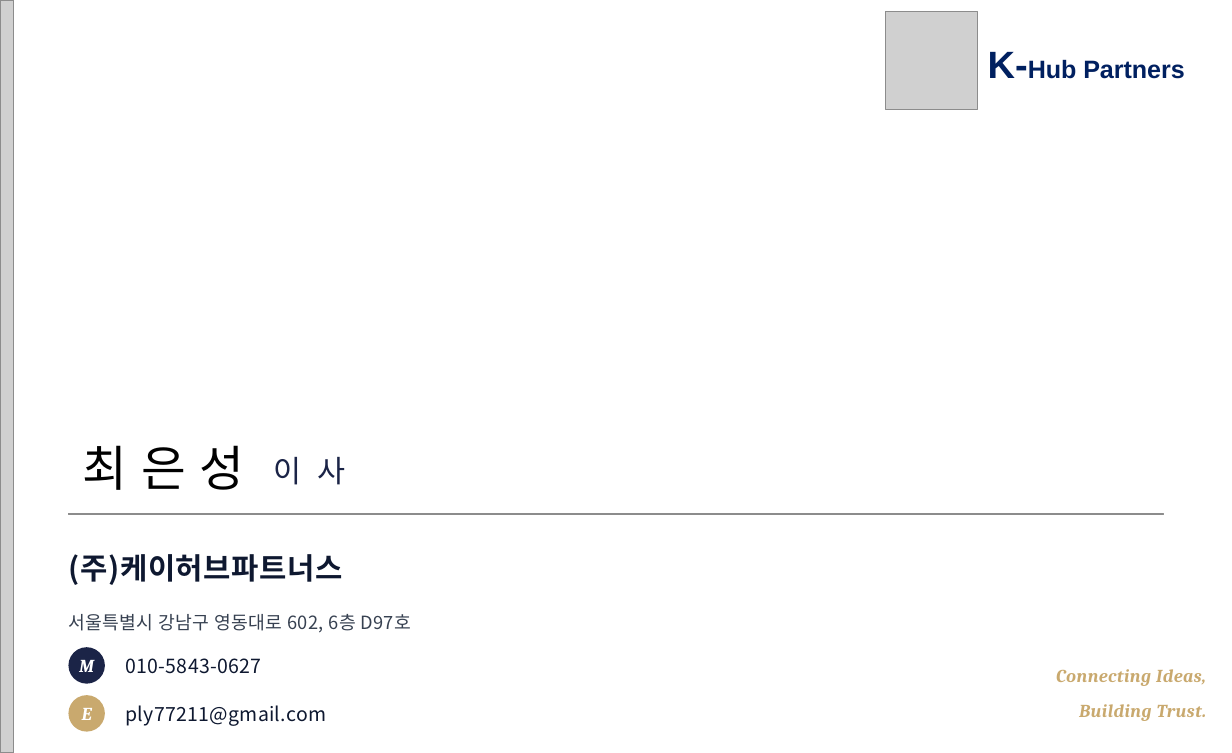
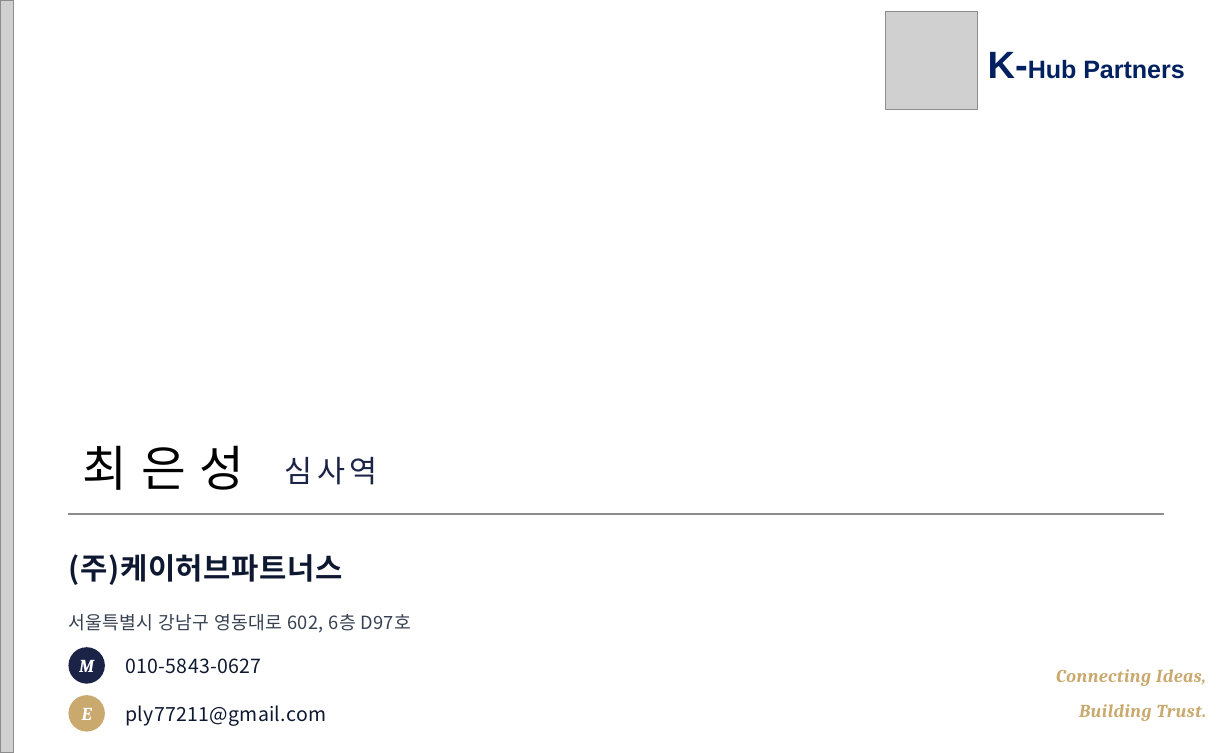
Before and after one commit to ces-gif/reborn-contents, a slide deck: slide 1 of docs/명함/K-Hub_Partners_명함_최은성.pptx. Drawn at 1232x753 pixels with LibreOffice and Linux fonts; fonts in the diff are those of the drawing; grey boxes stand for pictures; background and template pictures are left out. Boxes give left, top, right and bottom in pixels: in the first picture for what was removed or moved away, otherwise in the second. Text is boxed around its words. In the diff, an @@ line names an element or a change of style, - is before the commit and + after.

```diff
--- a/docs/명함/K-Hub_Partners_명함_최은성.pptx
+++ b/docs/명함/K-Hub_Partners_명함_최은성.pptx
@@ text at (x1=285, y1=457, x2=378, y2=485): text changed @@
-이 사
+심사역
```
Also in this commit, not shown: 1 other slide changed, 3 other files.
